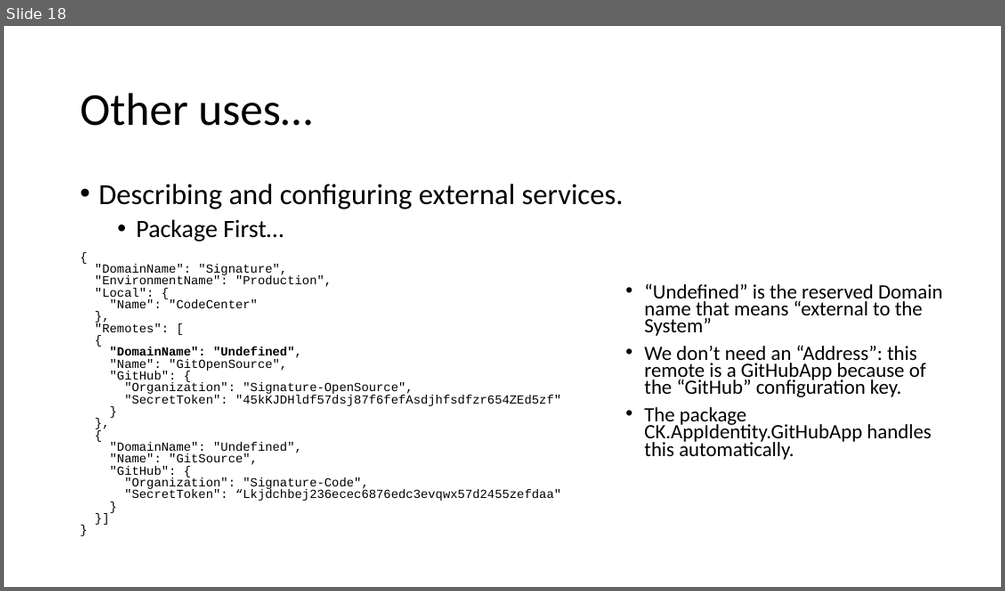
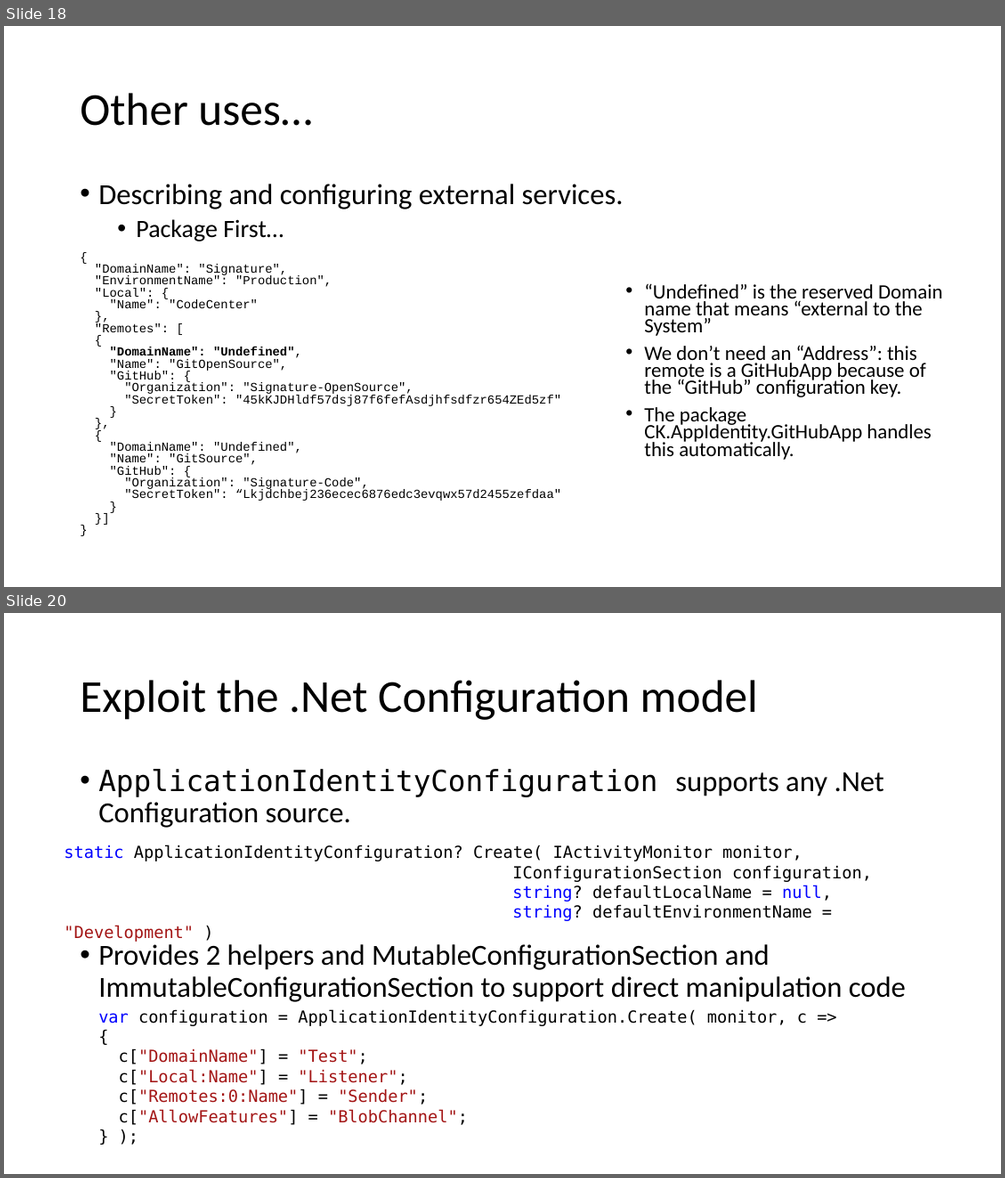
Before and after one commit to signature-opensource/CK-AppIdentity-Transport, a slide deck: Doc/CK-AppIdentity.pptx. Shown one above the other, each under a label of ours: slide 18 before the commit, slides 18 and 20 after it; the slides between them are not shown. The pictures are 1005x591 and 1005x1178 pixels, drawn with LibreOffice and Linux fonts; fonts in the diff are those of the drawing. Boxes give left, top, right and bottom in pixels: in the first picture for what was removed or moved away, otherwise in the second. Text is boxed around its words. In the diff, an @@ line names an element or a change of style, - is before the commit and + after.

Commit message:
Lot of stuff.
- New GetAllLeafRemotes() methods: simplifies Setup/Teardown codes.
- Channel current handler tracking.
- Poco channel basic implementation.
- Removed TransportMessage.IsResponse.
- Added OutgoingMessageFactory.Create with MutableSequence<byte>.
- Fixed RemoteParty.IsDestroyed.
- Lot of new doc.

```diff
--- a/Doc/CK-AppIdentity.pptx
+++ b/Doc/CK-AppIdentity.pptx
@@ slide 20 added at (x1=4, y1=613, x2=1001, y2=1174), background #FFFFFF @@
@@ title added at (x1=80, y1=680, x2=758, y2=720), 44 pt, text #000000 @@
+Exploit the .Net Configuration model
@@ text added at (x1=98, y1=769, x2=906, y2=1002), 28 pt, text #000000 @@
+• ApplicationIdentityConfiguration supports any .Net Configuration source.
+• Provides 2 helpers and MutableConfigurationSection and ImmutableConfigurationSection to support direct manipulation code
@@ text added at (x1=64, y1=845, x2=872, y2=921), 16 pt, text #000000 @@
+static ApplicationIdentityConfiguration? Create( IActivityMonitor monitor,
+IConfigurationSection configuration,
+string? defaultLocalName = null,
+string? defaultEnvironmentName = "Development" )
@@ text added at (x1=98, y1=1009, x2=807, y2=1125), 16 pt, text #A31515 @@
+var configuration = ApplicationIdentityConfiguration.Create( monitor, c =>
+{
+c["DomainName"] = "Test";
+c["Local:Name"] = "Listener";
+c["Remotes:0:Name"] = "Sender";
+c["AllowFeatures"] = "BlobChannel";
+} );
```
Also in this commit, not shown: 10 other slides added, 47 other files.
